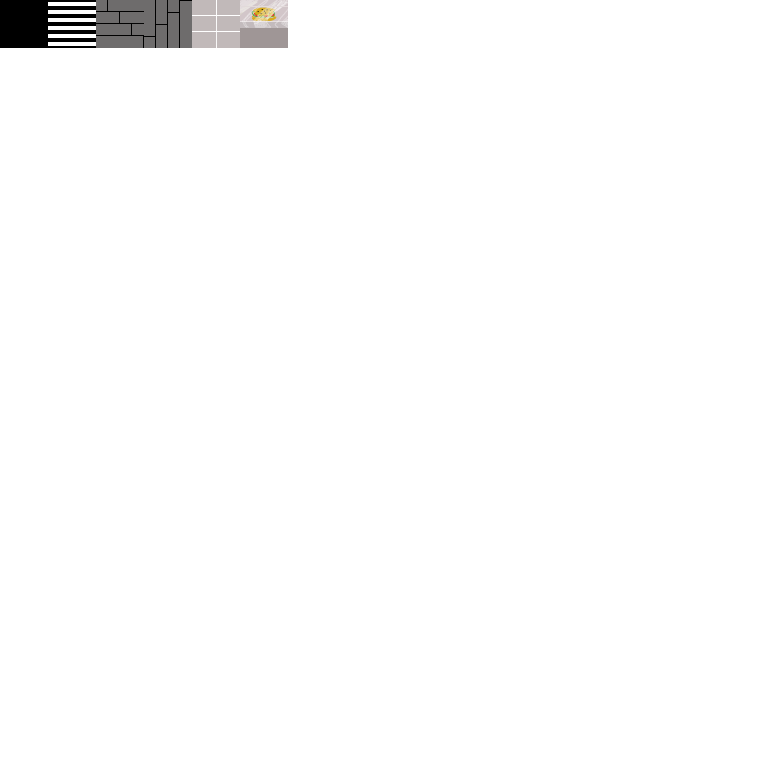
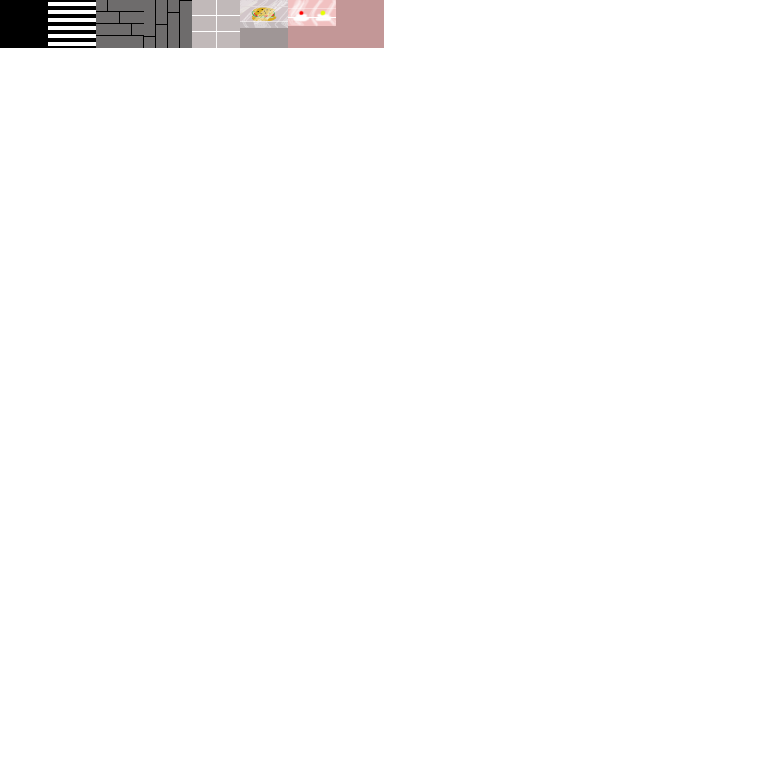
Comparing the layer stacks of the two 768×768 images. Changes:
added group "Tile 1H - Food display connector" with 1 layers above "Tile 1G - Food display 2" over [336, 0, 384, 48]
added layer "食物展示2链接处" in group "Tile 1H - Food display connector" over [336, 0, 384, 48]
added group "Tile 1G - Food display 2" with 1 layers above "Tile 1F - Food display" over [288, 0, 336, 48]
added layer "食物展示2" in group "Tile 1G - Food display 2" over [288, 0, 336, 48]
